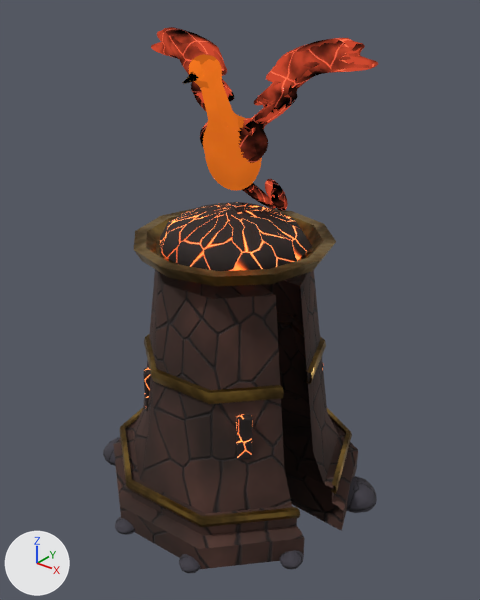
A saved change to the glTF model unity/Kernwacht_Unity/Assets/Kernwacht/Models/tower/phoenix.glb.
The view is the same before and after, from a camera (50 mm lens) standing at (1.264, -1.548, 1.702) and looking at (0.016, 0.012, 0.735). Every picture has the same lights, and +X, +Y and +Z are marked at lower left. The first picture is the older version. Vertices at exactly the same position are counted once.

In view in the first picture: 'Base', 'Turret'.
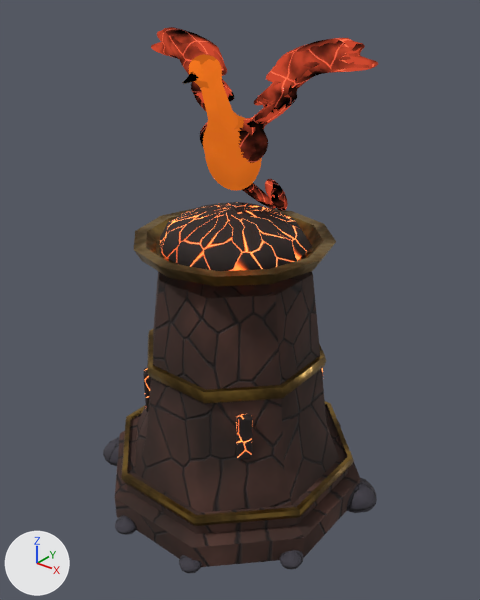
What differs and where, as boxes [x1, y1, x2, y2] in the pictures (480 x 600 px; the box of a moved part takes in the faces that stretch with it):
part 1 of me_base, moved or reshaped: before [202, 270, 358, 569]; after [199, 272, 361, 567]
part 2 of me_base, moved or reshaped: before [144, 312, 326, 404]; after [147, 329, 326, 403]
part 3 of me_base, surface changed: before [113, 269, 303, 569]; after [115, 271, 331, 565]

The change in detail:
me_base is used by ob_base; parent ob_phoenix; location (0.0, 0.0, 0.0).
me_base had 1843 vertices, 3512 faces and spanned x -0.523..0.508, y -0.484..0.503, z -0.037..1.052.
me_base now has 1825 vertices, 3512 faces and spans x -0.523..0.508, y -0.484..0.503, z -0.037..1.052.
Part 1, on me_base:
26 vertices are removed from x 0.193..0.47, y 0.0..0.316, z 0.0..0.86.
48 faces are deleted.
4 vertices in x 0.186..0.19, y -0.402..-0.393, z 0.099..0.175 move by (-0.02, -0.009, 0.0).
4 vertices in x -0.123..-0.121, y -0.405..-0.4, z 0.099..0.175 move by (-0.039, 0.014, 0.0).
3 vertices in x -0.128..-0.126, y -0.421..-0.416, z 0.145..0.175 move by (-0.04, 0.014, 0.0).
67 vertices move from x -0.461..0.201, y -0.45..0.468, z 0.0..0.86 to x -0.434..0.18, y -0.434..0.434, z 0.0..0.86.
13 vertices are added at x 0.24..0.434, y 0.099..0.18, z 0.0..0.86.
32 new faces join them, mat_rock_red.
16 new faces join them, mat_gold.
Part 2, on me_base:
10 vertices are removed from x 0.219..0.32, y 0.0..0.215, z 0.53..0.57.
16 faces are deleted.
3 vertices in x -0.314..-0.309, y 0.061..0.062, z 0.53..0.57 move by (0.018, 0.06, 0.0).
27 vertices move from x -0.289..0.137, y -0.306..0.318, z 0.53..0.57 to x -0.296..0.122, y -0.296..0.296, z 0.53..0.57.
5 vertices are added at (0.273, 0.113, 0.53), (0.291, 0.121, 0.53), (0.296, 0.122, 0.55), (0.291, 0.121, 0.57), (0.273, 0.113, 0.57).
16 new faces join them, mat_gold.
me_base part 3: 184 kept faces spanning x -0.434..0.434, y -0.434..0.434, z 0.0..0.86 get new texture (UV) coordinates.
